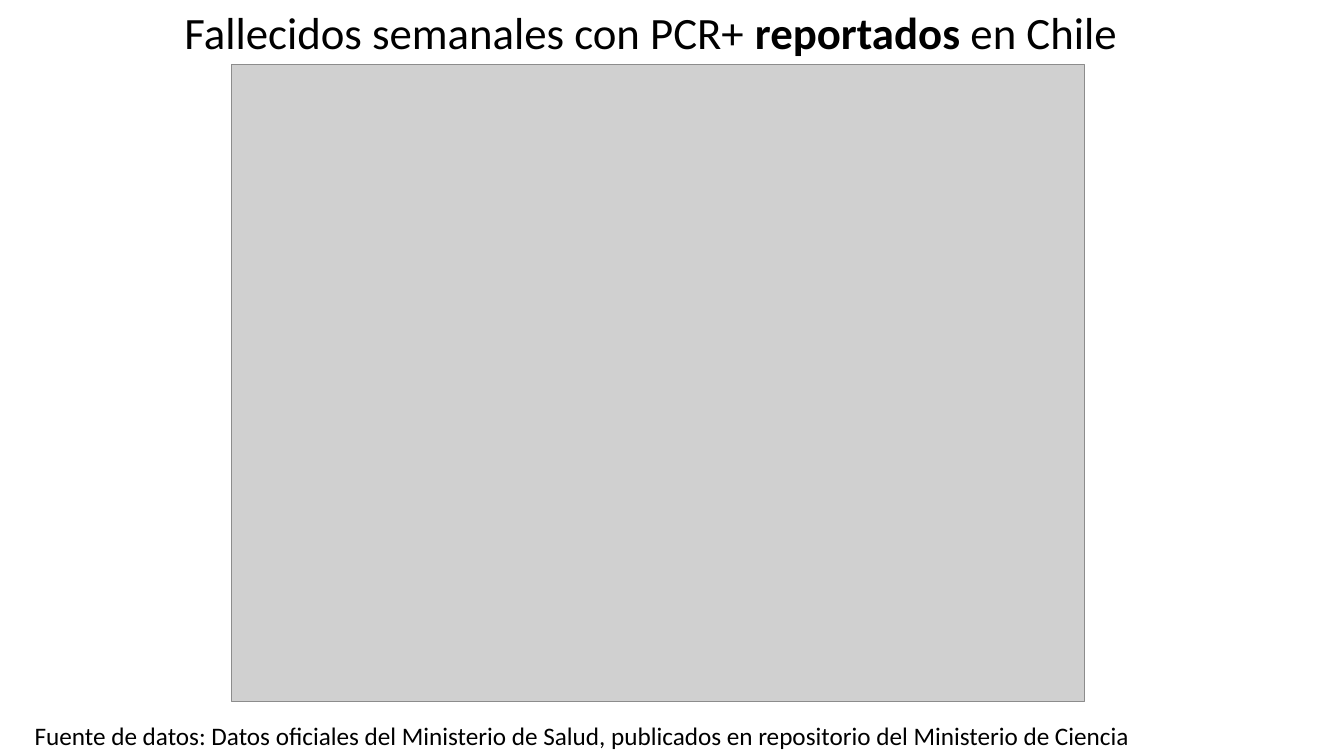
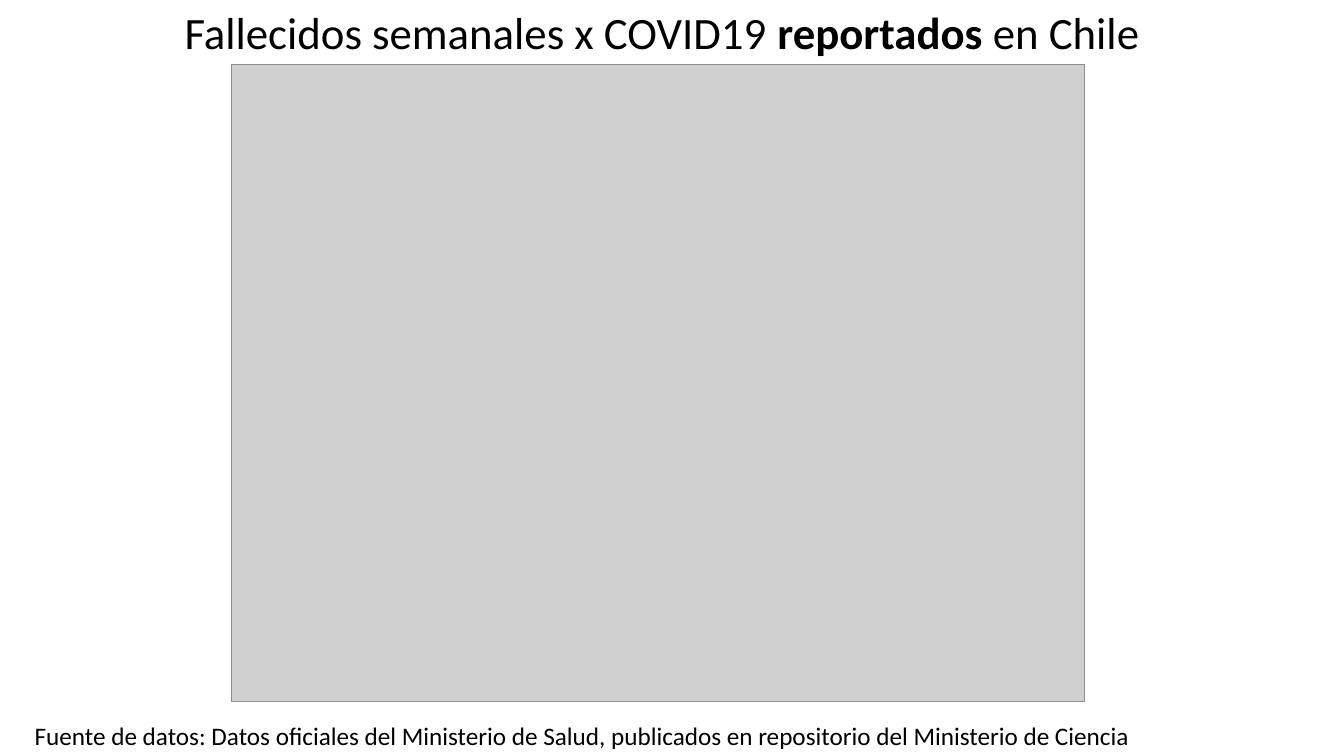
Before and after one commit to dataCovid19CL/capsulasSemanales, a slide deck: slide 6 of DATOS COVID Chile 2022 04 02.pptx. Drawn at 1344x756 pixels with LibreOffice and Linux fonts; fonts in the diff are those of the drawing; grey boxes stand for pictures. Boxes give left, top, right and bottom in pixels: in the first picture for what was removed or moved away, otherwise in the second. Text is boxed around its words. In the diff, an @@ line names an element or a change of style, - is before the commit and + after.

```diff
--- a/DATOS COVID Chile 2022 04 02.pptx
+++ b/DATOS COVID Chile 2022 04 02.pptx
@@ rectangle "Fallecidos semanales x COVID19 reportados ...": place and size @@
-rectangle "Fallecidos semanales x COVID19 reportados ..." at bbox=[174, 0, 1142, 65]
+rectangle "Fallecidos semanales x COVID19 reportados ..." at bbox=[174, 0, 1170, 65]
@@ text in rectangle at bbox=[185, 17, 1139, 56]: text changed @@
-Fallecidos semanales con PCR+ reportados en Chile
+Fallecidos semanales x COVID19 reportados en Chile
```
Also in this commit, not shown: 2 other files.
